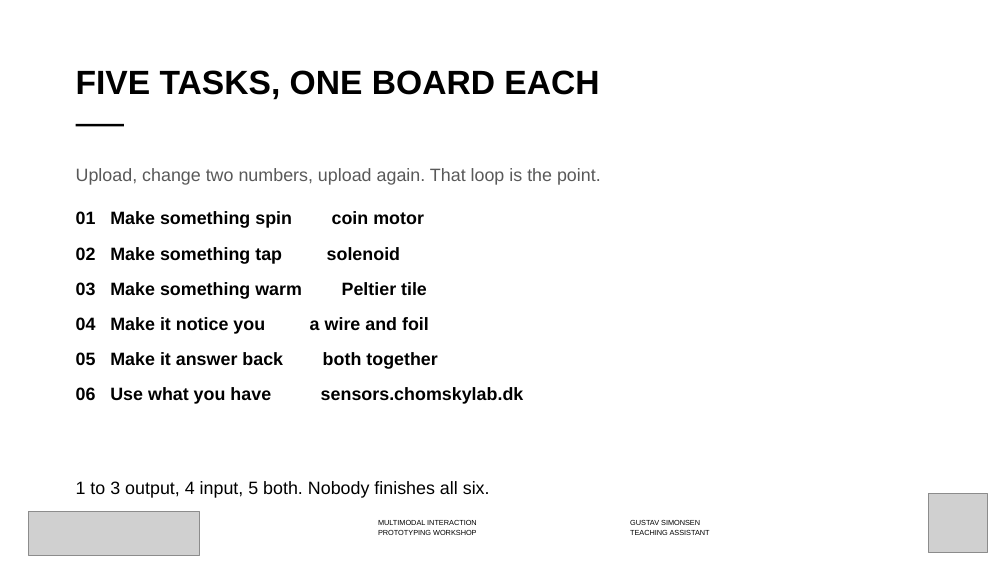
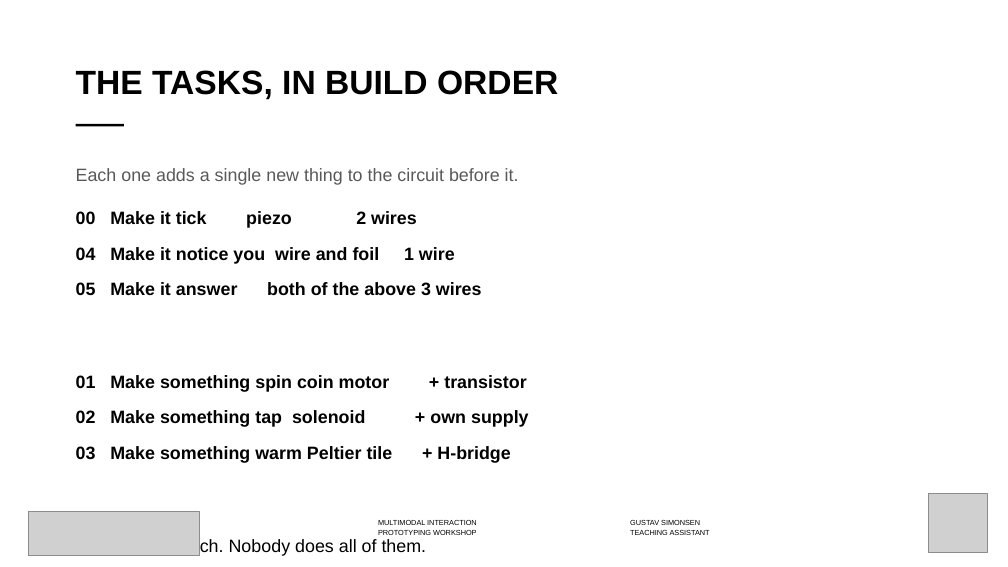
Before and after one commit to labtools-au/multimodal-actuator-workshop, a slide deck: slide 6 of docs/multimodal-actuator-workshop.pptx. Drawn at 1008x567 pixels with LibreOffice and Linux fonts; fonts in the diff are those of the drawing; grey boxes stand for pictures; background and template pictures are left out. Boxes give left, top, right and bottom in pixels: in the first picture for what was removed or moved away, otherwise in the second. Text is boxed around its words. In the diff, an @@ line names an element or a change of style, - is before the commit and + after.

```diff
--- a/docs/multimodal-actuator-workshop.pptx
+++ b/docs/multimodal-actuator-workshop.pptx
@@ title at (x1=76, y1=70, x2=558, y2=100): text changed @@
-FIVE TASKS, ONE BOARD EACH
+THE TASKS, IN BUILD ORDER
@@ text at (x1=76, y1=168, x2=529, y2=557): text changed @@
-Upload, change two numbers, upload again. That loop is the point.
-01 Make something spin coin motor
-02 Make something tap solenoid
-03 Make something warm Peltier tile
-04 Make it notice you a wire and foil
-05 Make it answer back both together
-06 Use what you have sensors.chomskylab.dk
-1 to 3 output, 4 input, 5 both. Nobody finishes all six.
+Each one adds a single new thing to the circuit before it.
+00 Make it tick piezo 2 wires
+04 Make it notice you wire and foil 1 wire
+05 Make it answer both of the above 3 wires
+01 Make something spin coin motor + transistor
+02 Make something tap solenoid + own supply
+03 Make something warm Peltier tile + H-bridge
+Two or three each. Nobody does all of them.
```
Also in this commit, not shown: 4 other slides changed, 12 other files.
